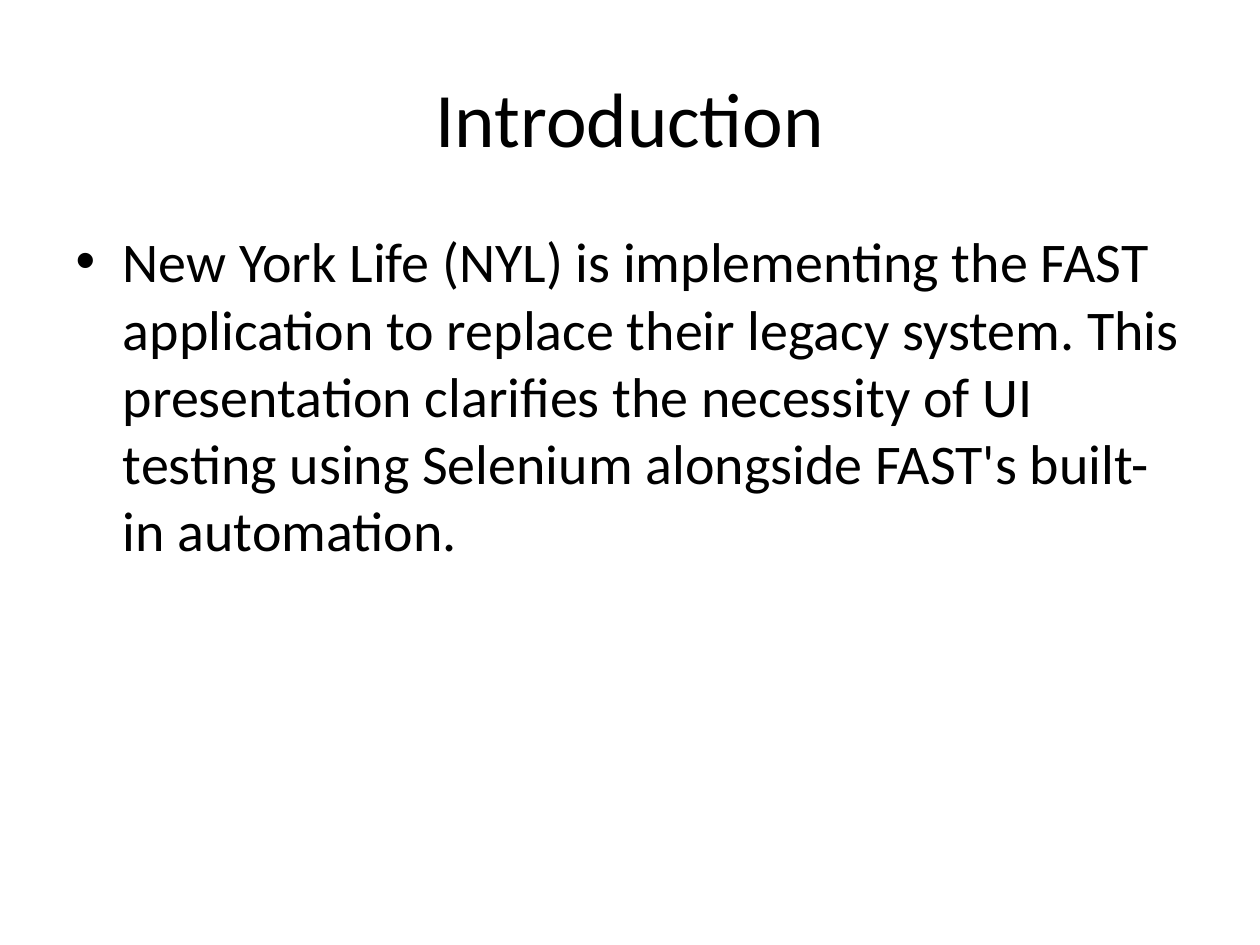
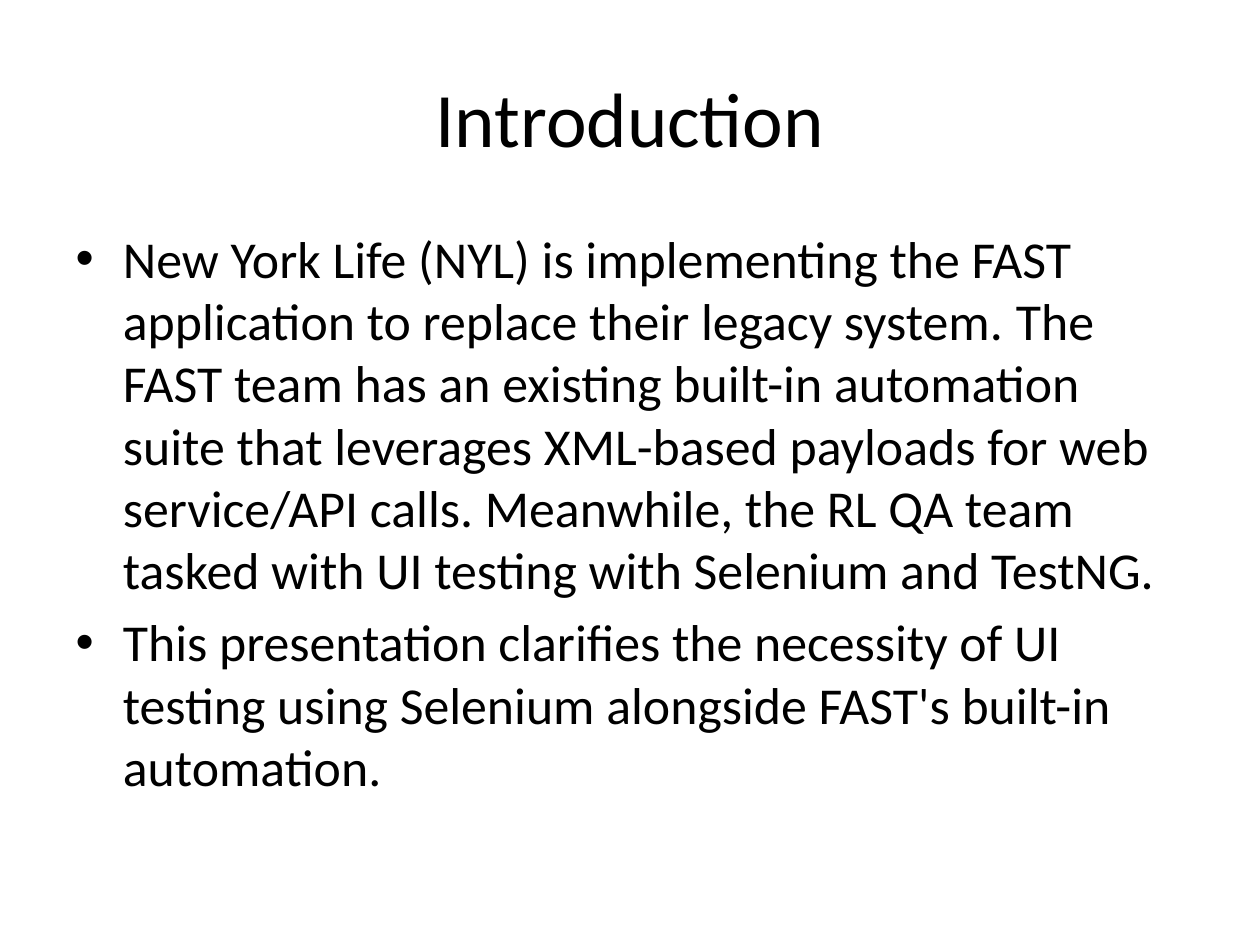
Before and after one commit to leelasan/Automation, a slide deck: slide 2 of Selenium_vs_FAST_Automation.pptx. Drawn at 1260x945 pixels with LibreOffice and Linux fonts; fonts in the diff are those of the drawing. Boxes give left, top, right and bottom in pixels: in the first picture for what was removed or moved away, otherwise in the second. Text is boxed around its words. In the diff, an @@ line names an element or a change of style, - is before the commit and + after.

```diff
--- a/Selenium_vs_FAST_Automation.pptx
+++ b/Selenium_vs_FAST_Automation.pptx
@@ text at (x1=123, y1=240, x2=1154, y2=787): text changed; size 32 to 29.6 pt @@
-• New York Life (NYL) is implementing the FAST application to replace their legacy system. This presentation clarifies the necessity of UI testing using Selenium alongside FAST's built-in automation.
+• New York Life (NYL) is implementing the FAST application to replace their legacy system. The FAST team has an existing built-in automation suite that leverages XML-based payloads for web service/API calls. Meanwhile, the RL QA team tasked with UI testing with Selenium and TestNG.
+• This presentation clarifies the necessity of UI testing using Selenium alongside FAST's built-in automation.
```
Also in this commit, not shown: 8 other slides changed, 2 slides added, 2 other files.
